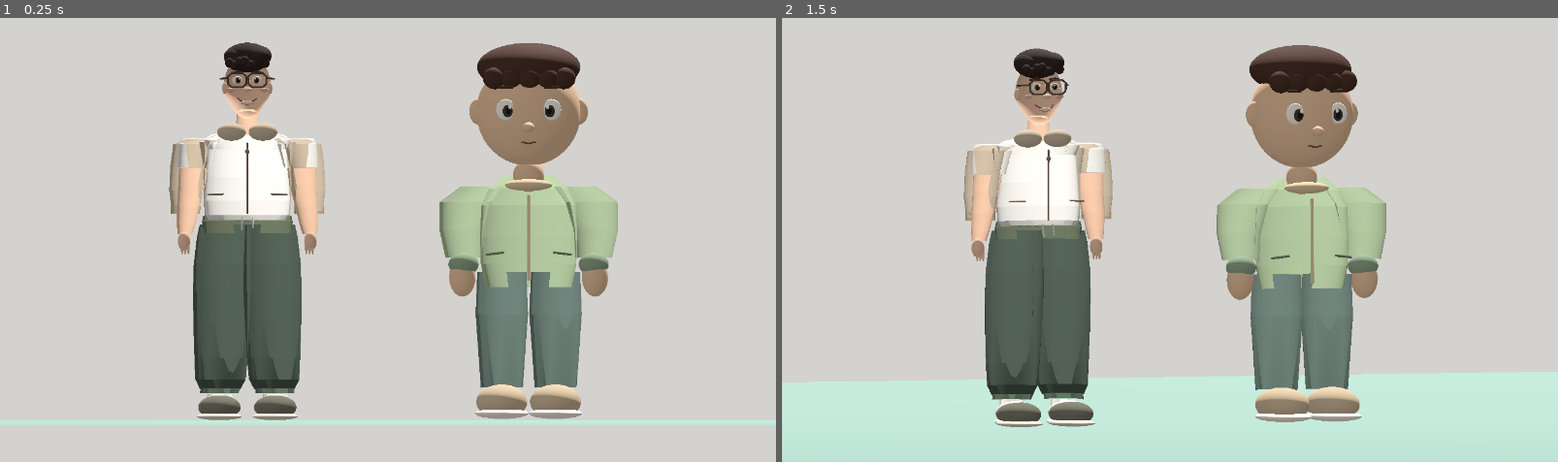
Above: before the commit, frames 1-2 (left to right).
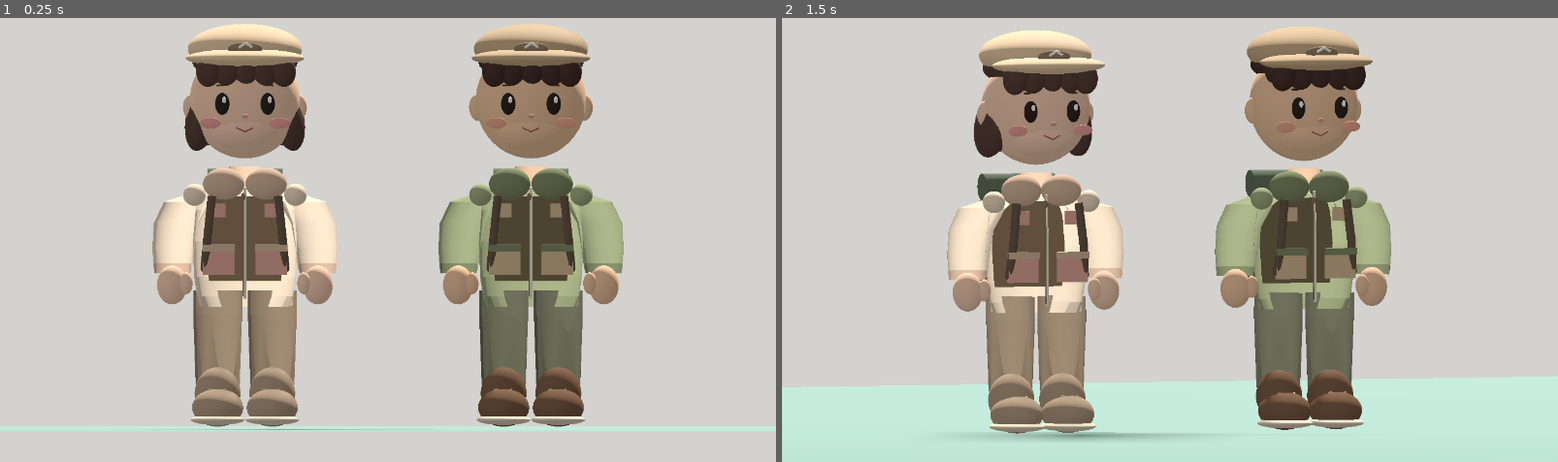
Above: after the commit, the same moments.

Repository: dlsgur3021-ai/inghyuk
Game: Godot game, scene res://main.tscn
Two runs of this game, one before a commit and one after it. Both use one fixed random seed, a clock stepped at 60 frames per second and the inputs below.
Inputs:
- Up to frame 1 (0.25 s): no input
- Up to frame 2 (1.5 s): tap Enter at 0.5 s; tap Space at 1.25 s

The runs differ from the first frame. In frame 1, 25% of the frame differs, in the area x 0-100%, y 1-93%; in frame 2, 25%.

Commit message:
Render actual Godot chibi male and female Camp Story campers with outfits, hats and packs

Diff:
--- a/camp-story-capture/main.gd
+++ b/camp-story-capture/main.gd
@@ -375,6 +375,132 @@
         ellipsoid(r,Vector3(side*.133,.066,-.091),Vector3(.101,.058,.142),"797768")
         ellipsoid(r,Vector3(side*.133,.022,-.099),Vector3(.107,.017,.153),"ddd3c1")
 
+
+# CAMP STORY v0.1: two compact stylized 3D campers.
+# True procedural Godot meshes, deliberately stylized, not source artwork.
+func camp_kid(at_x: float, female: bool) -> Node3D:
+    var root := Node3D.new()
+    root.position.x = at_x
+    add_child(root)
+    var skin := "edc49f" if not female else "f3ccb0"
+    var jacket := "a5ae83" if not female else "f1ddc4"
+    var jacket_dark := "818a65" if not female else "d5b69c"
+    var pocket := "d3b996" if not female else "dfa79a"
+    var pants := "666853" if not female else "94816b"
+    var shoes := "7b5d47" if not female else "b19a82"
+    var hair := "49352f" if not female else "59433b"
+    var hat := "c7ab87" if not female else "e6c9a5"
+    # Both characters have the same short, sturdy friendly proportions.
+    for side in [-1.0,1.0]:
+        var sx: float = side
+        var lx: float = side*.126
+        tube(root, [
+            [lx,.145,0,.083,.088],
+            [lx,.202,0,.102,.098],
+            [lx,.38,0,.108,.106],
+            [lx,.52,0,.113,.114],
+            [lx,.632,0,.112,.116]
+        ], pants, 28)
+        # high-top ankle boots and soft oval toes
+        ellipsoid(root,Vector3(lx,.158,-.010),Vector3(.106,.12,.113),shoes)
+        ellipsoid(root,Vector3(lx,.092,-.081),Vector3(.118,.088,.149),shoes)
+        ellipsoid(root,Vector3(lx,.036,-.087),Vector3(.124,.025,.159),"dfd3bc")
+        tube_line(root,[
+            Vector3(lx-.039,.172,-.114),
+            Vector3(lx+.041,.172,-.114)
+        ],.0055,"dfc9a9")
+    # Continuous torso/hips profile without separate ball joint.
+    tube(root,[
+        [0,.555,0,.203,.133],
+        [0,.604,0,.221,.139],
+        [0,.695,0,.235,.147],
+        [0,.860,0,.240,.154],
+        [0,1.005,0,.228,.150],
+        [0,1.083,0,.206,.139],
+        [0,1.13,0,.123,.101]
+    ],jacket,36)
+    # Hem, jacket piping and front zipper
+    tube(root,[[0,.561,0,.220,.143],[0,.593,0,.221,.143]],jacket_dark,36)
+    tube_line(root,[Vector3(0,.595,-.148),Vector3(0,1.104,-.138)],.007,"ede5d3")
+    tube_line(root,[Vector3(.008,.606,-.151),Vector3(.008,1.083,-.141)],.0035,"81745d")
+    ellipsoid(root,Vector3(.008,1.066,-.147),Vector3(.011,.017,.008),"8c765f")
+    # Front panels and stitched pockets
+    for side in [-1.0,1.0]:
+        var sx: float=side
+        # sleeves overlap torso shoulder in a solid-looking transition
+        tube(root,[
+            [sx*.333,.730,.010,.088,.095],
+            [sx*.331,.826,.010,.097,.101],
+            [sx*.317,.944,.008,.104,.107],
+            [sx*.265,1.043,.007,.109,.109],
+            [sx*.198,1.074,.005,.077,.096]
+        ],jacket,26)
+        tube(root,[[sx*.335,.713,.009,.085,.092],[sx*.334,.757,.010,.087,.093]],jacket_dark,26)
+        ellipsoid(root,Vector3(sx*.336,.658,.002),Vector3(.070,.090,.071),skin)
+        # simple thumb from glove cuff, deliberately only 2 hand details
+        ellipsoid(root,Vector3(sx*.272,.666,-.042),Vector3(.031,.051,.029),skin)
+        rounded_box(root,Vector3(sx*.122,.765,-.151),Vector3(.145,.122,.023),pocket)
+        rounded_box(root,Vector3(sx*.121,.829,-.164),Vector3(.151,.031,.031),jacket_dark)
+        rounded_box(root,Vector3(sx*.129,1.003,-.146),Vector3(.081,.064,.018),pocket)
+        ellipsoid(root,Vector3(sx*.233,1.075,-.067),Vector3(.052,.051,.048),jacket)
+    # neck, raised soft collar, beige hoodie inside
+    tube(root,[[0,1.105,0,.081,.079],[0,1.205,0,.074,.075]],skin,24)
+    ellipsoid(root,Vector3(-.098,1.126,-.067),Vector3(.096,.073,.064),jacket_dark)
+    ellipsoid(root,Vector3(.098,1.126,-.067),Vector3(.096,.073,.064),jacket_dark)
+    # Large egg-shaped head with subtle cheek and chin taper
+    ellipsoid(root,Vector3(0,1.510,.004),Vector3(.255,.267,.224),skin)
+    ellipsoid(root,Vector3(0,1.381,-.022),Vector3(.186,.115,.189),skin)
+    # tidy side ears partly tucked behind hair and hat
+    for side in [-1.0,1.0]:
+        var sx: float=side
+        ellipsoid(root,Vector3(sx*.243,1.480,.010),Vector3(.043,.063,.030),skin)
+        ellipsoid(root,Vector3(sx*.248,1.480,-.010),Vector3(.018,.033,.009),"dba98d")
+        # flat cartoon eyes, slightly inset rather than protruding eyeballs
+        var ex: float=sx*.105
+        ellipsoid(root,Vector3(ex,1.496,-.210),Vector3(.033,.051,.012),"302823")
+        ellipsoid(root,Vector3(ex-.009,1.514,-.222),Vector3(.010,.015,.005),"fff6e9")
+        tube_line(root,[Vector3(ex-sx*.028,1.581,-.189),Vector3(ex+sx*.022,1.581,-.189)],.005,hair)
+        # round peach cheeks
+        ellipsoid(root,Vector3(sx*.160,1.407,-.189),Vector3(.047,.025,.008),"eaa88c" if not female else "e9a19a")
+    ellipsoid(root,Vector3(0,1.439,-.228),Vector3(.014,.010,.009),"d9a28c")
+    tube_line(root,[Vector3(-.037,1.385,-.208),Vector3(0,1.368,-.222),Vector3(.037,1.385,-.208)],.0037,"a26354")
+    # hair cap, visible below hat
+    ellipsoid(root,Vector3(0,1.691,.025),Vector3(.243,.093,.220),hair)
+    for k in range(5):
+        var xx: float = -.173+float(k)*.084
+        ellipsoid(root,Vector3(xx,1.656,-.174),Vector3(.061,.083,.060),hair,Vector3(0,0,.11*float(k-2)))
+    if female:
+        # Short soft bob, not separate spherical pigtails.
+        for side in [-1.0,1.0]:
+            var sx: float=side
+            ellipsoid(root,Vector3(sx*.202,1.427,.042),Vector3(.072,.151,.128),hair,Vector3(0,0,sx*.18))
+            ellipsoid(root,Vector3(sx*.184,1.369,.051),Vector3(.084,.066,.111),hair)
+    else:
+        ellipsoid(root,Vector3(-.154,1.658,-.083),Vector3(.073,.078,.088),hair)
+        ellipsoid(root,Vector3(.151,1.659,-.090),Vector3(.068,.071,.075),hair)
+    # The brim is a separate low silhouette curved cap for a controllable game asset.
+    ellipsoid(root,Vector3(0,1.750,.011),Vector3(.264,.115,.237),hat)
+    ellipsoid(root,Vector3(0,1.708,-.165),Vector3(.274,.042,.138),hat)
+    ellipsoid(root,Vector3(0,1.751,-.238),Vector3(.080,.030,.016),"947f64")
+    # tiny mountain badge on cap
+    tube_line(root,[Vector3(-.033,1.758,-.252),Vector3(-.003,1.776,-.258),Vector3(.025,1.757,-.252)],.006,"f1eadd")
+    # shoulder straps and backpack, modeled behind upper torso.
+    for side in [-1.0,1.0]:
+        var sx: float=side
+        tube_line(root,[Vector3(sx*.153,1.069,-.151),Vector3(sx*.173,.878,-.164),Vector3(sx*.186,.737,-.142)],.020,"685748")
+    rounded_box(root,Vector3(0,.872,.188),Vector3(.361,.393,.173),"78694e" if not female else "947b5f")
+    rounded_box(root,Vector3(0,.960,.288),Vector3(.311,.079,.029),"5d513d" if not female else "79614e")
+    # rolled ground mat on top of the backpack
+    var bedroll := CylinderMesh.new()
+    bedroll.top_radius=.062
+    bedroll.bottom_radius=.062
+    bedroll.height=.35
+    bedroll.radial_segments=22
+    var bed := mesh_node(root,bedroll,"65725d")
+    bed.position=Vector3(0,1.133,.244)
+    bed.rotation_degrees.z=90
+    return root
+
 func _ready() -> void:
     var world := WorldEnvironment.new()
     var env := Environment.new()
@@ -396,11 +522,11 @@
     fill.light_energy=.12
     add_child(fill)
     rounded_box(self,Vector3(0,-.070,0),Vector3(12,.12,12),"9dbdb0")
-    island_camper(-.67)
-    adult_camper(.67)
+    camp_kid(-.66,false)
+    camp_kid(.66,true)
     camera=Camera3D.new()
     camera.projection=Camera3D.PROJECTION_ORTHOGONAL
-    camera.size=2.27
+    camera.size=2.20
     camera.position=Vector3(0,.95,-4.0)
     add_child(camera)
     camera.look_at(Vector3(0,.94,0))
